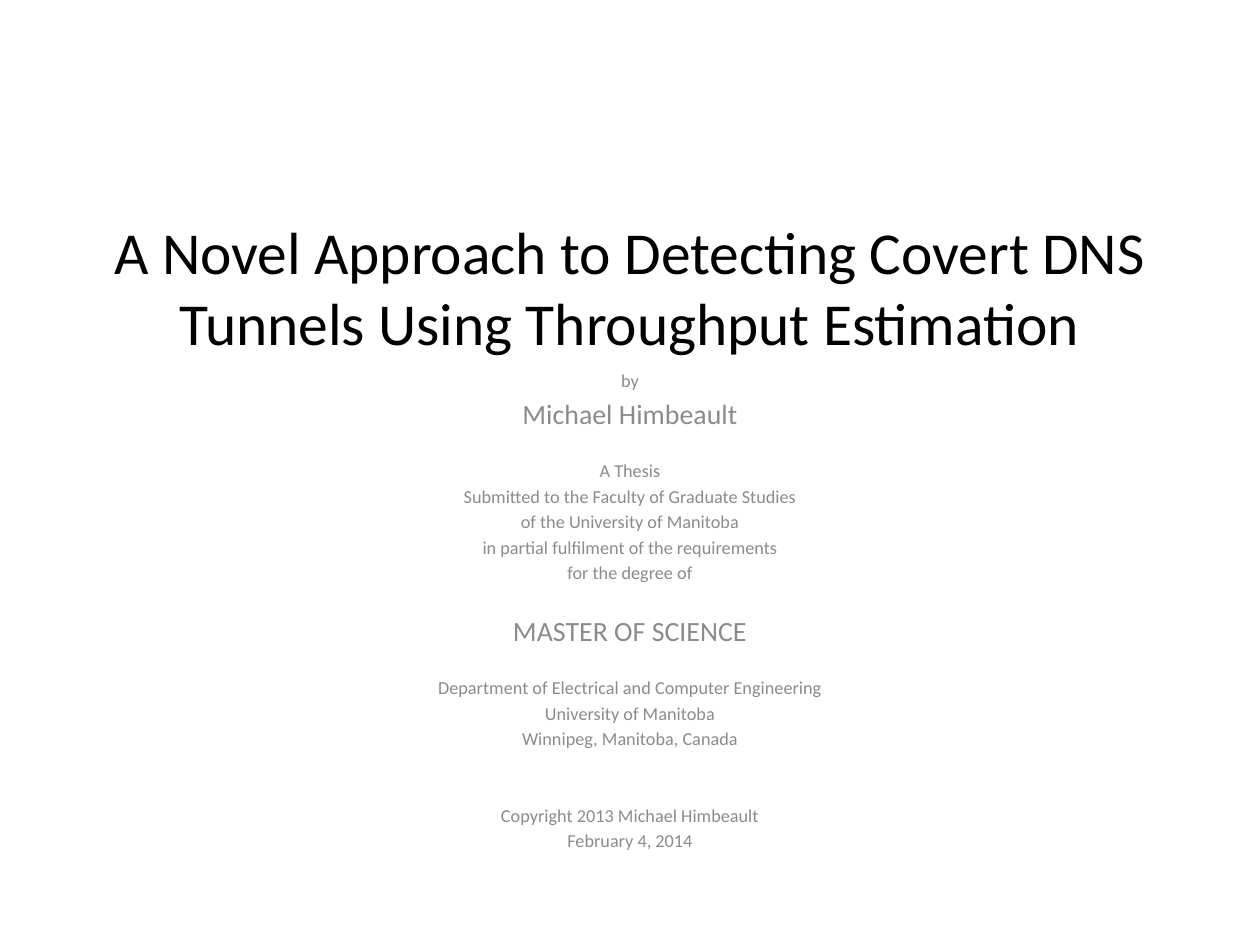
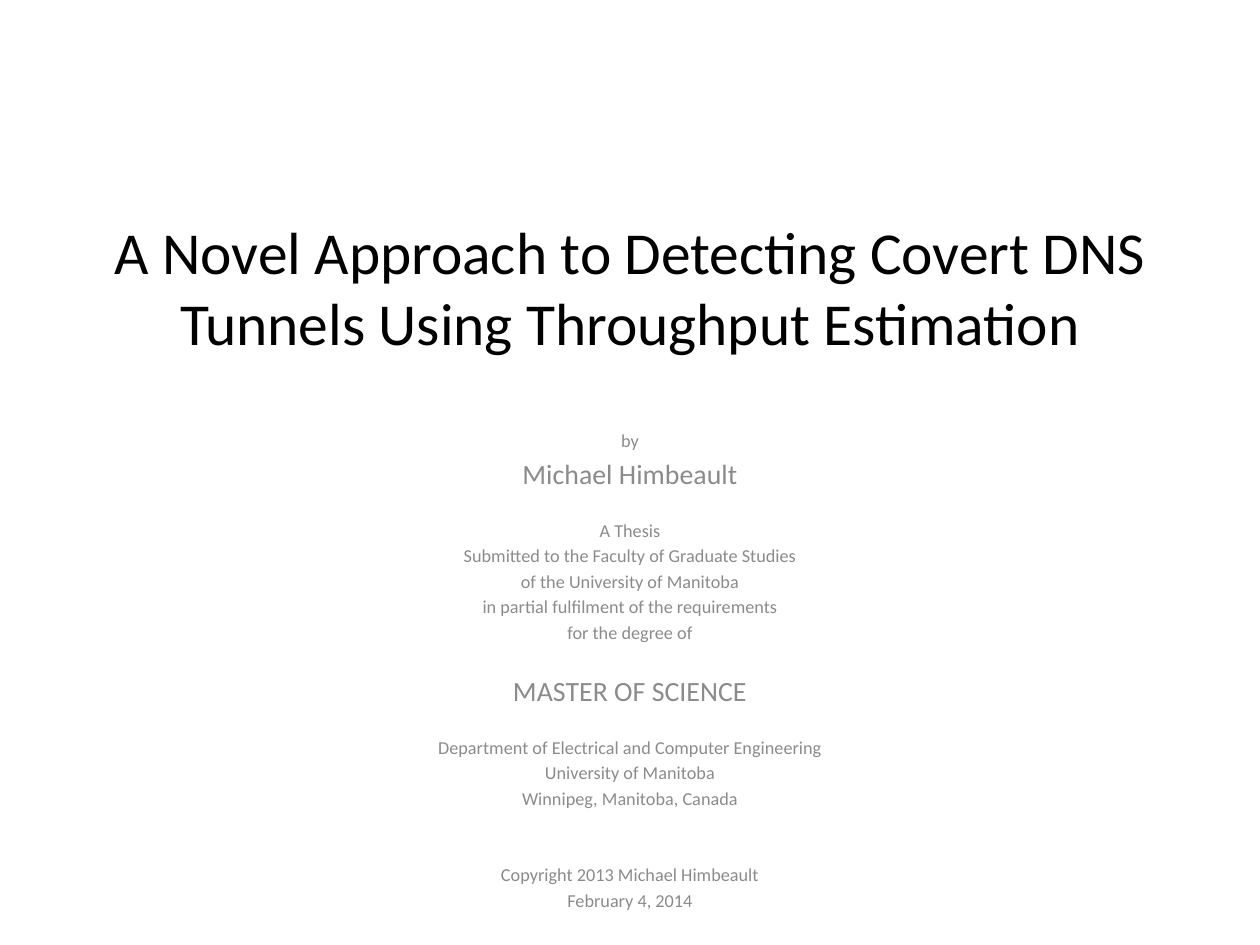
Before and after one commit to Riebart/MSc-Thesis, a slide deck: slide 1 of Defense.pptx. Drawn at 1260x945 pixels with LibreOffice and Linux fonts; fonts in the diff are those of the drawing. Boxes give left, top, right and bottom in pixels: in the first picture for what was removed or moved away, otherwise in the second. Text is boxed around its words. In the diff, an @@ line names an element or a change of style, - is before the commit and + after.

Commit message:
Closing out, ready for bed.

```diff
--- a/Defense.pptx
+++ b/Defense.pptx
@@ subtitle "by": place and size @@
-subtitle "by" at (438, 374, 822, 850)
+subtitle "by" at (438, 434, 822, 910)
```
